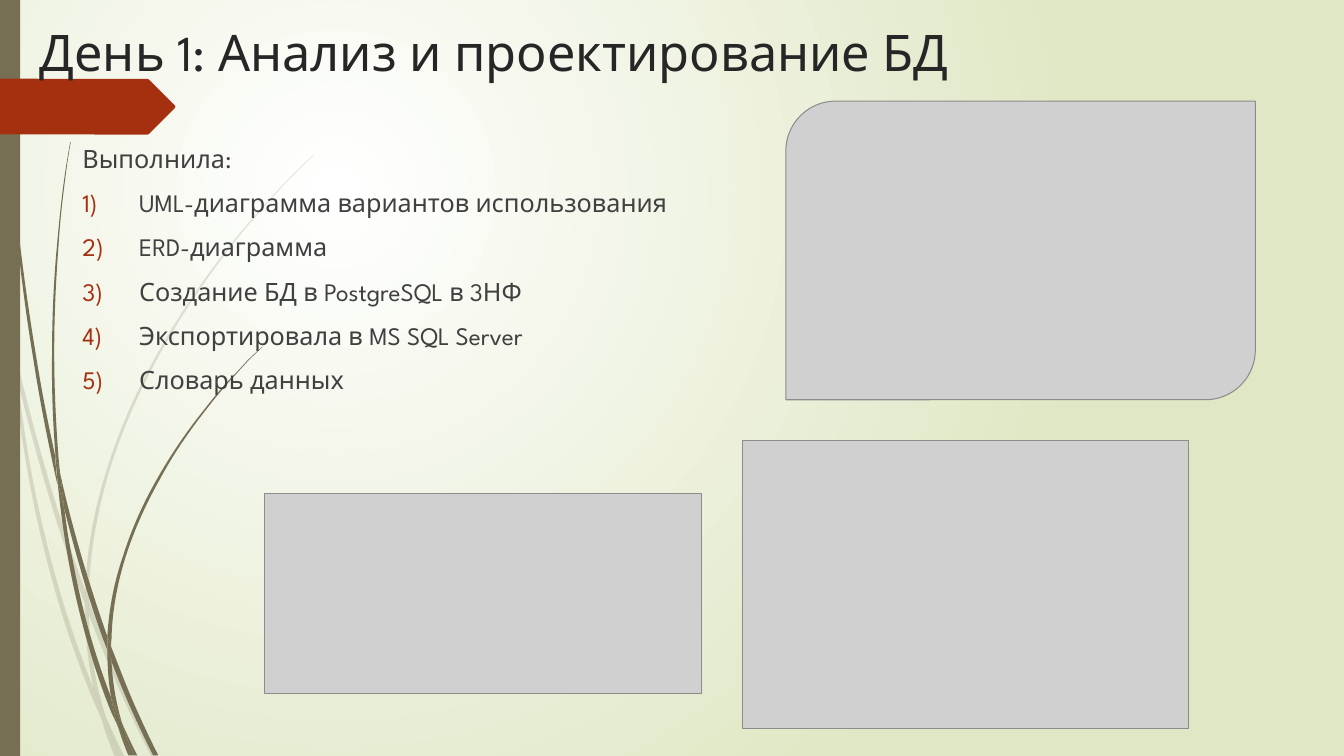
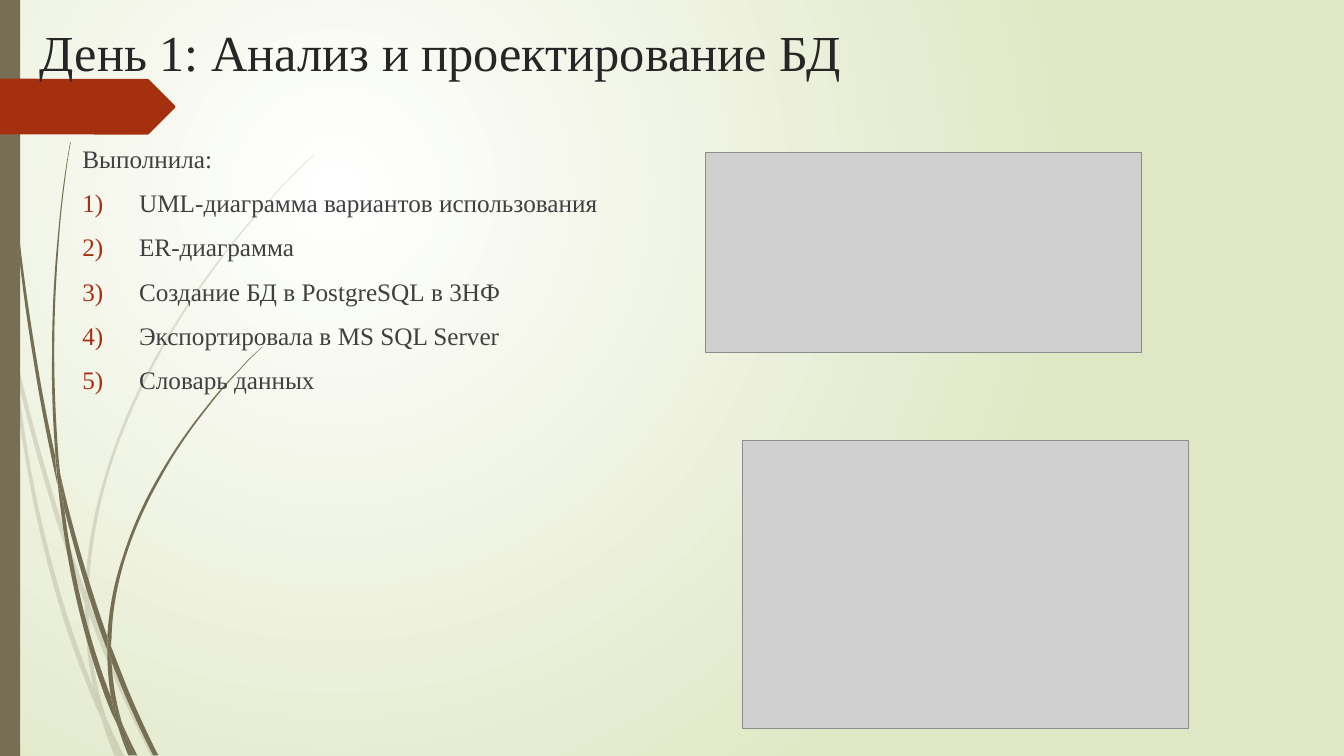
Before and after one commit to ulanadlapraktiki/11, a slide deck: slide 5 of Защита/OTChET.pptx (slide 2 before the commit). Drawn at 1344x756 pixels with LibreOffice and Linux fonts; fonts in the diff are those of the drawing; grey boxes stand for pictures. Boxes give left, top, right and bottom in pixels: in the first picture for what was removed or moved away, otherwise in the second. Text is boxed around its words. In the diff, an @@ line names an element or a change of style, - is before the commit and + after.

```diff
--- a/Защита/OTChET.pptx
+++ b/Защита/OTChET.pptx
@@ title "День 1: Анализ и проектирование ..." at (x1=40, y1=37, x2=840, y2=82): font League Spartan to Times New Roman @@
@@ picture removed at (x1=786, y1=101, x2=1256, y2=399) @@
@@ text at (x1=82, y1=151, x2=597, y2=395): font League Spartan to Times New Roman @@
@@ picture moved from (x1=264, y1=494, x2=701, y2=695) to (x1=705, y1=152, x2=1141, y2=353) @@
@@ text at (x1=139, y1=239, x2=294, y2=262): text changed; font League Spartan to Times New Roman @@
-2) ERD-диаграмма
+2) ER-диаграмма
```
Also in this commit, not shown: 5 other slides changed, 4 slides added, 1 other file.
